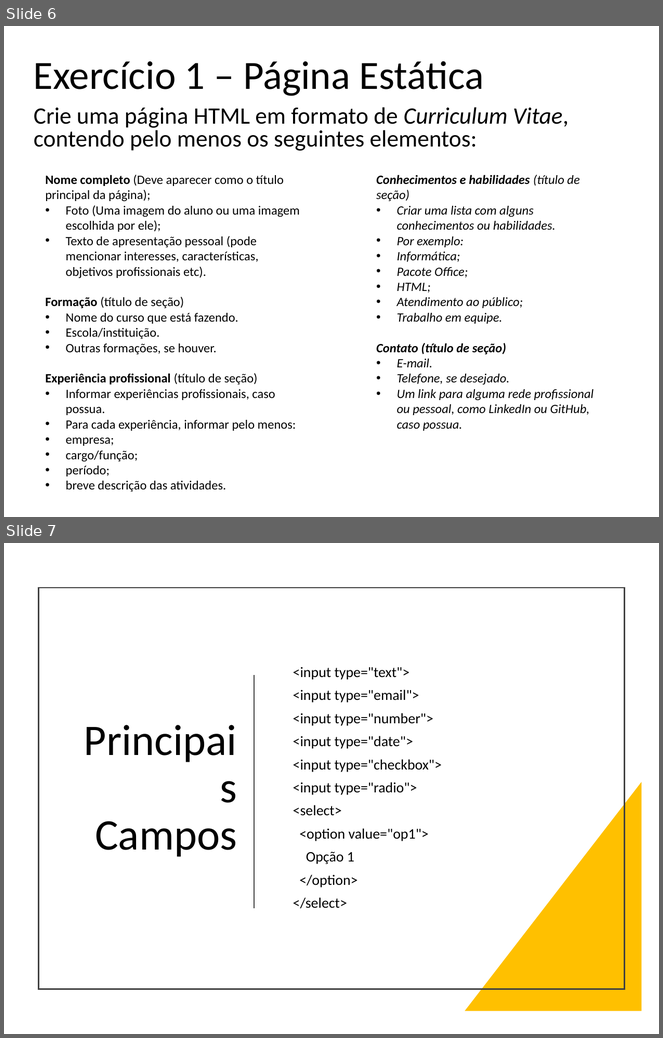
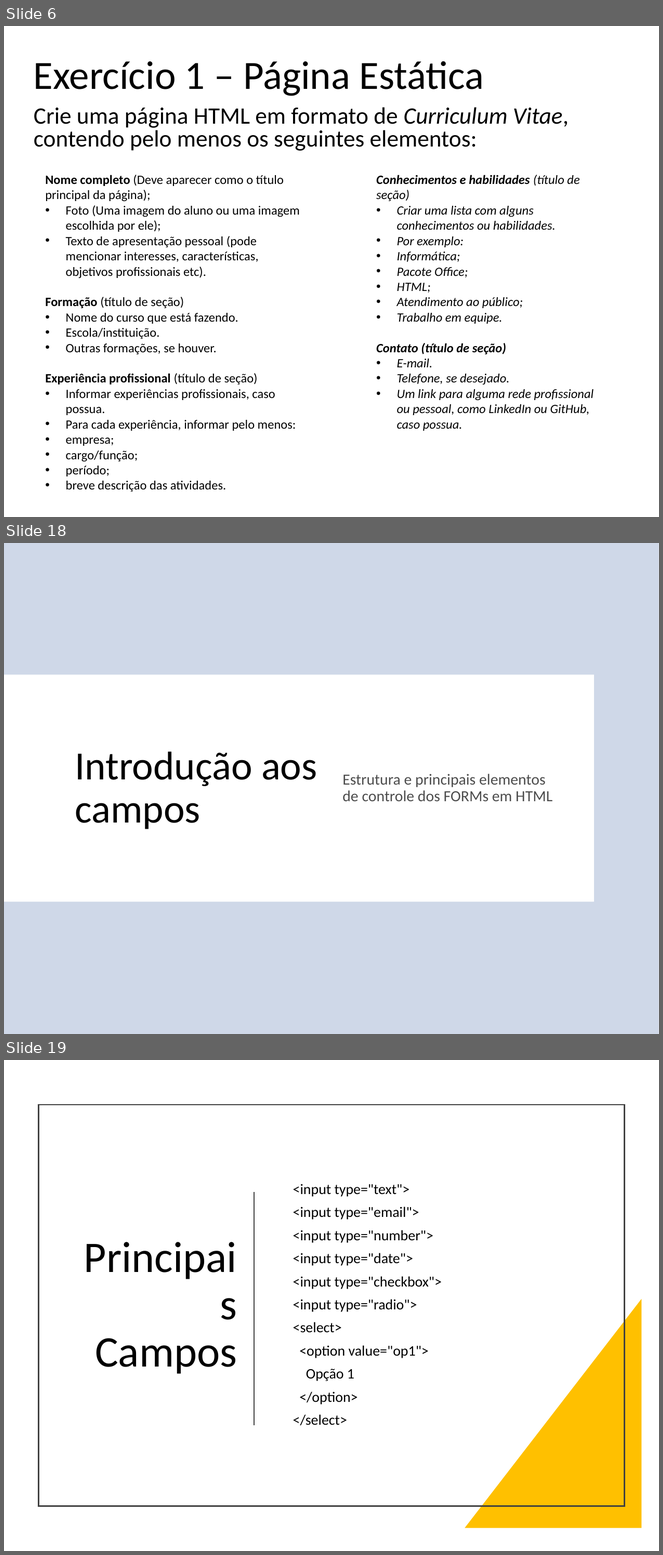
Before and after one commit to thiagospin/APLICWEBI, a slide deck: slides/HTML e CSS.pptx. Shown one above the other, each under a label of ours: slides 6 and 7 before the commit, slides 6, 18 and 19 after it; the slides between them are not shown. The pictures are 663x1038 and 663x1555 pixels, drawn with LibreOffice and Linux fonts; fonts in the diff are those of the drawing; background and template pictures are left out. Boxes give left, top, right and bottom in pixels: in the first picture for what was removed or moved away, otherwise in the second. Text is boxed around its words. In the diff, an @@ line names an element or a change of style, - is before the commit and + after.

```diff
--- a/slides/HTML e CSS.pptx
+++ b/slides/HTML e CSS.pptx
@@ slide 18 added at [4,543,659,1034], background picture (left out) @@
@@ rectangle added at [4,543,659,1034], fill #E7E6E6 at 50% opacity @@
@@ rectangle added at [4,543,659,1034], fill #4472C4 at 20% opacity @@
@@ rectangle added at [4,675,594,902], fill #FFFFFF @@
@@ title added at [75,752,318,830], 44 pt, text #000000 @@
+Introdução aos campos
@@ text added at [343,774,553,801], 17 pt, text #000000 at 70% opacity @@
+Estrutura e principais elementos de controle dos FORMs em HTML
@@ what was slide 7 is now slide 19 @@
```
Also in this commit, not shown: 1 slide changed, 11 other slides added, 2 other files.
